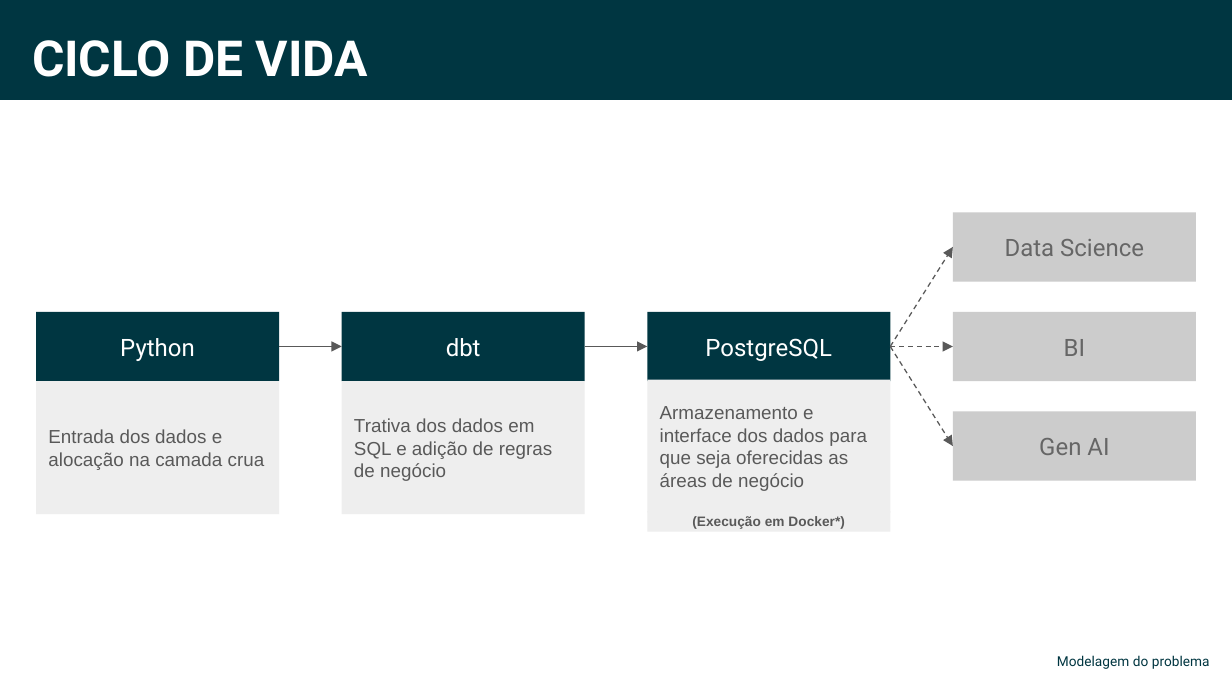
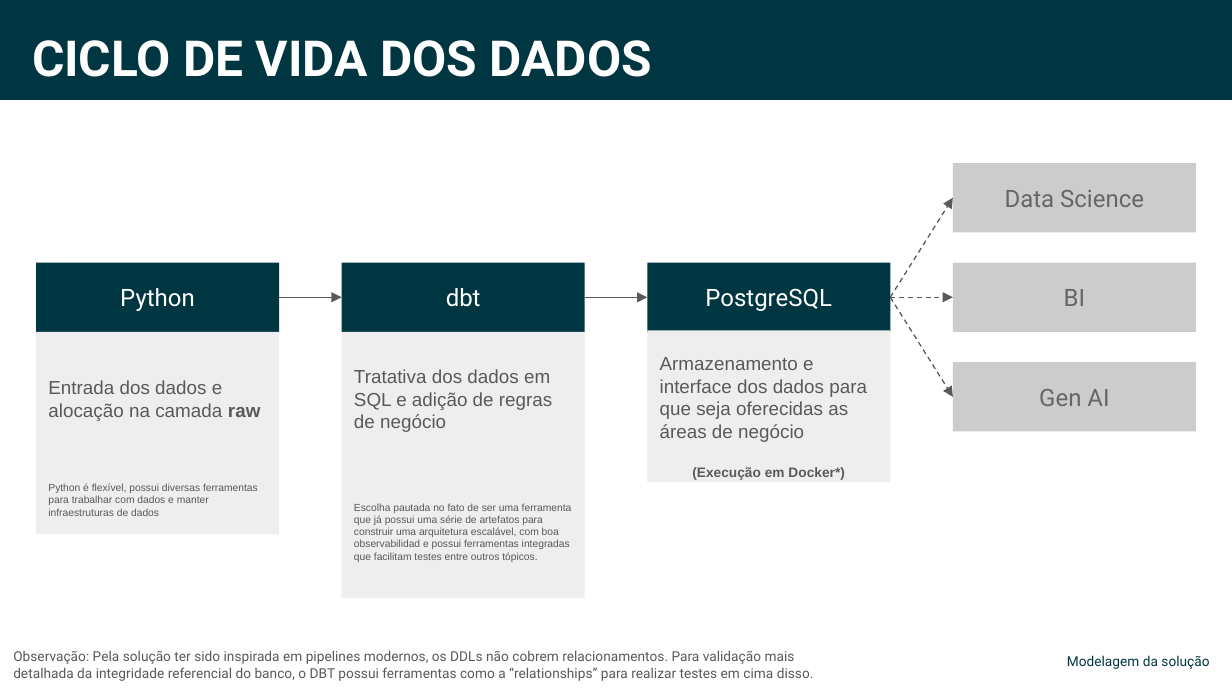
Before and after one commit to ebbonfimm/case_sicoob_coopllactia, a slide deck: slide 15 of Case Sicoob - Eduardo Bonfim.pptx. Drawn at 1232x693 pixels with LibreOffice and Linux fonts; fonts in the diff are those of the drawing. Boxes give left, top, right and bottom in pixels: in the first picture for what was removed or moved away, otherwise in the second. Text is boxed around its words. In the diff, an @@ line names an element or a change of style, - is before the commit and + after.

```diff
--- a/Case Sicoob - Eduardo Bonfim.pptx
+++ b/Case Sicoob - Eduardo Bonfim.pptx
@@ text at bbox=[32, 40, 652, 77]: text changed @@
-CICLO DE VIDA
+CICLO DE VIDA DOS DADOS
@@ 10 rectangles, 5 arrows: place and size @@
-10 rectangles, 5 arrows at bbox=[36, 212, 1195, 532]
+10 rectangles, 5 arrows at bbox=[36, 163, 1195, 483]
@@ text in rectangle at bbox=[48, 380, 260, 421]: text changed @@
-Entrada dos dados e alocação na camada crua
+Entrada dos dados e alocação na camada raw
@@ text in rectangle at bbox=[354, 369, 552, 432]: text changed @@
-Trativa dos dados em SQL e adição de regras de negócio
+Tratativa dos dados em SQL e adição de regras de negócio
@@ rectangle added at bbox=[36, 464, 278, 533], fill #EEEEEE, 6 pt, text #595959 @@
+Python é flexível, possui diversas ferramentas para trabalhar com dados e manter infraestruturas de dados
@@ rectangle added at bbox=[341, 464, 584, 598], fill #EEEEEE, 6 pt, text #595959 @@
+Escolha pautada no fato de ser uma ferramenta que já possui uma série de artefatos para construir uma arquitetura escalável, com boa observabilidad e possui ferramentas integradas que facilitam testes entre outros tópicos.
@@ text added at bbox=[13, 650, 814, 681], 8 pt, text #595959 @@
+Observação: Pela solução ter sido inspirada em pipelines modernos, os DDLs não cobrem relacionamentos. Para validação mais detalhada da integridade referencial do banco, o DBT possui ferramentas como a “relationships” para realizar testes em cima disso.
@@ text at bbox=[1067, 655, 1209, 669]: text changed @@
-Modelagem do problema
+Modelagem da solução
```
Also in this commit, not shown: 11 other slides changed.
